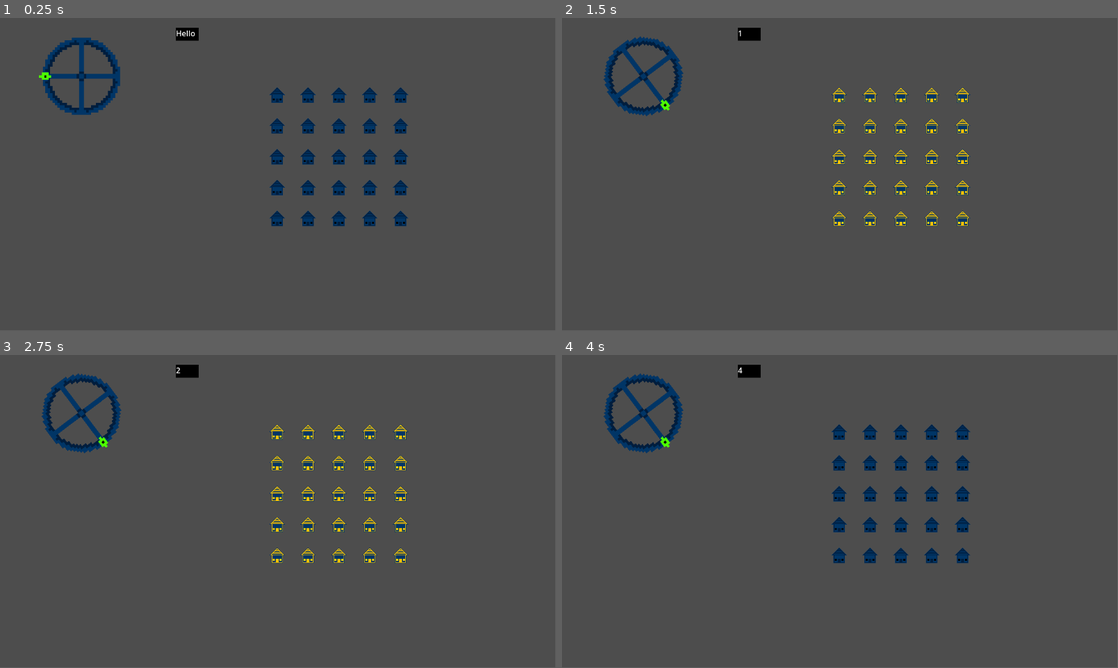
Above: before the commit, frames 1-4 (two rows, left to right).
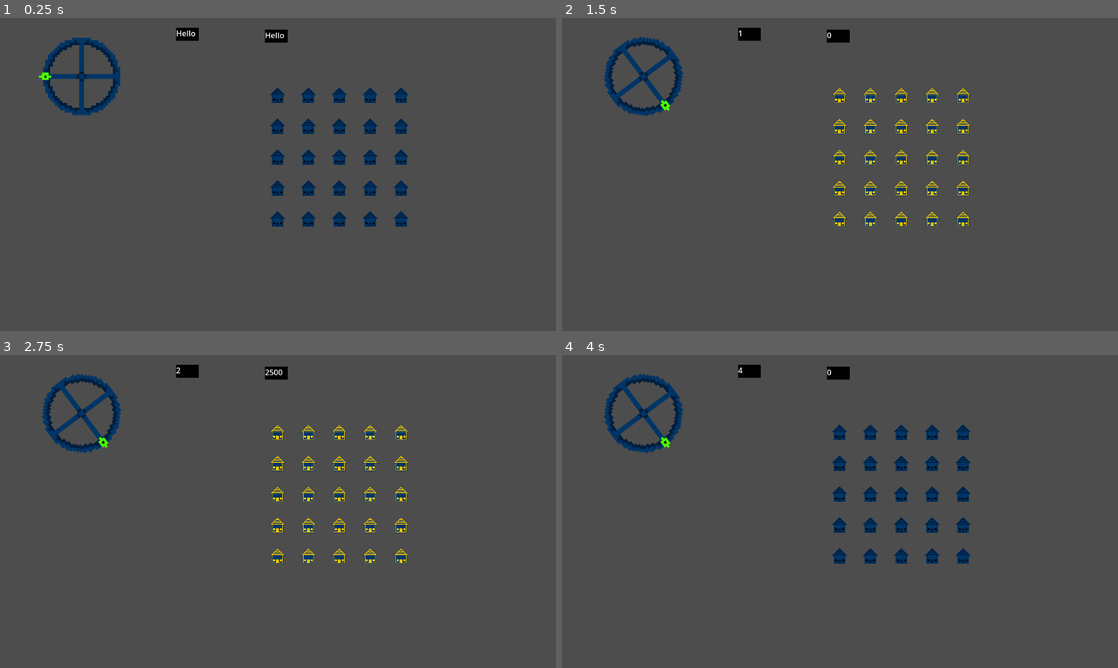
Above: after the commit, the same moments.

Repository: CWmain/BigModeGameJam2025
Game: Godot game, scene res://Levels/main_scene.tscn
Two runs of this game, one before a commit and one after it. Both use one fixed random seed, a clock stepped at 60 frames per second and the inputs below.
Inputs (mouse positions are in pixels of both pictures, inside the frame that each line leads up to):
- Up to frame 1 (0.25 s): no input
- Up to frame 2 (1.5 s): tap Enter at 0.5 s; move the mouse to (606, 77) at 0.52 s; press the mouse at (606, 77) at 0.53 s; tap Space at 1.25 s; move the mouse to (728, 190) at 1.27 s; release the mouse at (728, 190) at 1.28 s; tap T (Test_Click) at 1.35 s
- Up to frame 3 (2.75 s): move the mouse to (333, 442) at 2.02 s; press the mouse at (333, 442) at 2.03 s
- Up to frame 4 (4 s): tap Enter at 2.75 s; move the mouse to (812, 574) at 2.77 s; release the mouse at (812, 574) at 2.78 s; tap T (Test_Click) at 2.85 s; tap Space at 3.5 s; move the mouse to (1006, 558) at 3.52 s; press the mouse at (1006, 558) at 3.53 s
In our replay, the window is 799x449 before the commit and 800x450 after it. These sizes can differ from the game's own. Grey fills any space a smaller window leaves; there, only what the larger window draws over its background counts as a difference.

The runs differ from the first frame. In frame 1, 1.0% of the frame differs, in the area x 7-74%, y 3-67%; in frame 2, 1.8%; in frame 3, 1.8%; in frame 4, 1.0%.

Commit message:
Refactored LevelTimer to use updateDemand and updateSupply instead of tick. The demand display gets its update signal from demand manger to change the displayed value. The Total demand is stored in DemandManger

Diff:
--- a/Levels/main_scene.tscn
+++ b/Levels/main_scene.tscn
@@ -1,14 +1,16 @@
-[gd_scene load_steps=6 format=3 uid="uid://hyb3vvce52a8"]
+[gd_scene load_steps=7 format=3 uid="uid://hyb3vvce52a8"]
 
 [ext_resource type="PackedScene" uid="uid://3ywwd2acq657" path="res://Objects/DemandManager/demand_manager.tscn" id="2_rhm0s"]
 [ext_resource type="PackedScene" uid="uid://02bikho87cuj" path="res://Objects/House/house_factory.tscn" id="3_0jk0m"]
 [ext_resource type="PackedScene" uid="uid://bik1qhl8twixa" path="res://Objects/Wheel/wheel.tscn" id="3_3j2tn"]
 [ext_resource type="PackedScene" uid="uid://cx2ksu7yukllp" path="res://Objects/LevelTimer/level_timer.tscn" id="4_d0kj3"]
-[ext_resource type="PackedScene" uid="uid://dlscus0ab1wi7" path="res://Objects/Clock/clock.tscn" id="5_7ud24"]
+[ext_resource type="PackedScene" uid="uid://dlscus0ab1wi7" path="res://Objects/Displays/Clock/clock.tscn" id="5_7ud24"]
+[ext_resource type="PackedScene" uid="uid://dxxdrcyoky3nn" path="res://Objects/Displays/Demand/demand.tscn" id="6_bm4fj"]
 
 [node name="MainScene" type="Node2D"]
 
-[node name="DemandManager" parent="." instance=ExtResource("2_rhm0s")]
+[node name="DemandManager" parent="." node_paths=PackedStringArray("timer") instance=ExtResource("2_rhm0s")]
+timer = NodePath("../LevelTimer")
 
 [node name="HouseFactory" parent="." instance=ExtResource("3_0jk0m")]
 position = Vector2(575, 160)
@@ -26,3 +28,7 @@
 [node name="Clock" parent="." node_paths=PackedStringArray("timer") instance=ExtResource("5_7ud24")]
 position = Vector2(365, 20)
 timer = NodePath("../LevelTimer")
+
+[node name="Demand" parent="." node_paths=PackedStringArray("dm") instance=ExtResource("6_bm4fj")]
+position = Vector2(549, 24)
+dm = NodePath("../DemandManager")
--- a/Objects/DemandManager/demand_manager.gd
+++ b/Objects/DemandManager/demand_manager.gd
@@ -1,6 +1,14 @@
 extends Node
+class_name DemandManager
 
+@export var timer: LevelTimer
+signal updateLabel
 
+var totalDemand: int = 0
+
+func _ready():
+	assert(timer != null)
+	timer.updateDemand.connect(_on_updateDemand)
 
 # Called every frame. 'delta' is the elapsed time since the previous frame.
 func _process(_delta):
@@ -12,3 +20,12 @@
 	var demanaders = get_tree().get_nodes_in_group("Demander")
 	for d: House in demanaders:
 		d.isDemanding = !(d.isDemanding)
+
+func _on_updateDemand():
+	var curDemand: int = 0
+	var demanaders = get_tree().get_nodes_in_group("Demander")
+	for d: House in demanaders:
+		if (d.isDemanding):
+			curDemand += d.DEMAND
+	totalDemand = curDemand
+	updateLabel.emit()
--- a/Objects/Clock/clock.tscn
+++ b/Objects/Displays/Clock/clock.tscn
@@ -1,6 +1,6 @@
 [gd_scene load_steps=2 format=3 uid="uid://dlscus0ab1wi7"]
 
-[ext_resource type="Script" path="res://Objects/Clock/clock.gd" id="1_cpj8u"]
+[ext_resource type="Script" path="res://Objects/Displays/Clock/clock.gd" id="1_cpj8u"]
 
 [node name="Clock" type="Node2D"]
 script = ExtResource("1_cpj8u")
@@ -9,8 +9,10 @@
 offset_right = 47.0
 offset_bottom = 27.0
 color = Color(0, 0, 0, 1)
+metadata/_edit_use_anchors_ = true
 
 [node name="Label" type="Label" parent="."]
 offset_right = 40.0
 offset_bottom = 23.0
 text = "Hello"
+metadata/_edit_use_anchors_ = true
--- /dev/null
+++ b/Objects/Displays/Demand/demand.gd
@@ -0,0 +1,11 @@
+extends Node2D
+
+@export var dm: DemandManager
+@onready var label = $Label
+
+func _ready():
+	assert(dm != null)
+	dm.updateLabel.connect(_on_updateLabel)
+
+func _on_updateLabel():
+	label.text = str(dm.totalDemand)
--- /dev/null
+++ b/Objects/Displays/Demand/demand.tscn
@@ -0,0 +1,18 @@
+[gd_scene load_steps=2 format=3 uid="uid://dxxdrcyoky3nn"]
+
+[ext_resource type="Script" path="res://Objects/Displays/Demand/demand.gd" id="1_6sxlf"]
+
+[node name="Demand" type="Node2D"]
+script = ExtResource("1_6sxlf")
+
+[node name="ColorRect" type="ColorRect" parent="."]
+offset_right = 47.0
+offset_bottom = 27.0
+color = Color(0, 0, 0, 1)
+metadata/_edit_use_anchors_ = true
+
+[node name="Label" type="Label" parent="."]
+offset_right = 40.0
+offset_bottom = 23.0
+text = "Hello"
+metadata/_edit_use_anchors_ = true
--- a/Objects/LevelTimer/LevelTimer.gd
+++ b/Objects/LevelTimer/LevelTimer.gd
@@ -1,7 +1,14 @@
 extends Timer
 class_name LevelTimer
+
+# Consider having different ticks for different systems if lag becomes an issue
+signal updateDemand
+signal updateSupply
 
 signal tick
 
 func _on_timeout():
+	updateDemand.emit()
+	updateSupply.emit()
+
 	tick.emit()
--- a/project.godot
+++ b/project.godot
@@ -15,6 +15,10 @@
 config/features=PackedStringArray("4.2", "Forward Plus")
 config/icon="res://icon.svg"
 
+[display]
+
+window/stretch/mode="viewport"
+
 [input]
 
 Test_Click={
Renamed: Objects/Clock/clock.gd -> Objects/Displays/Clock/clock.gd
